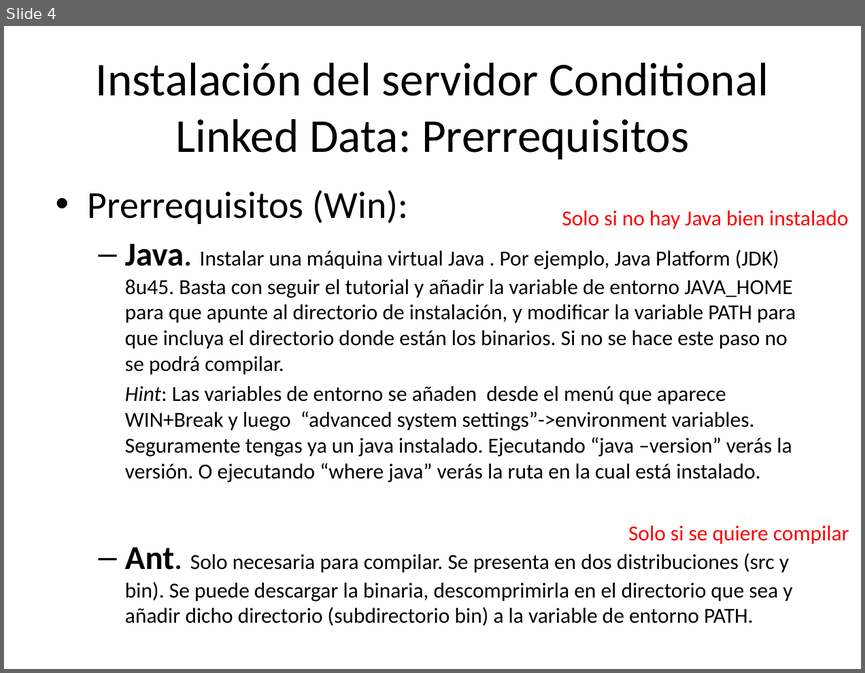
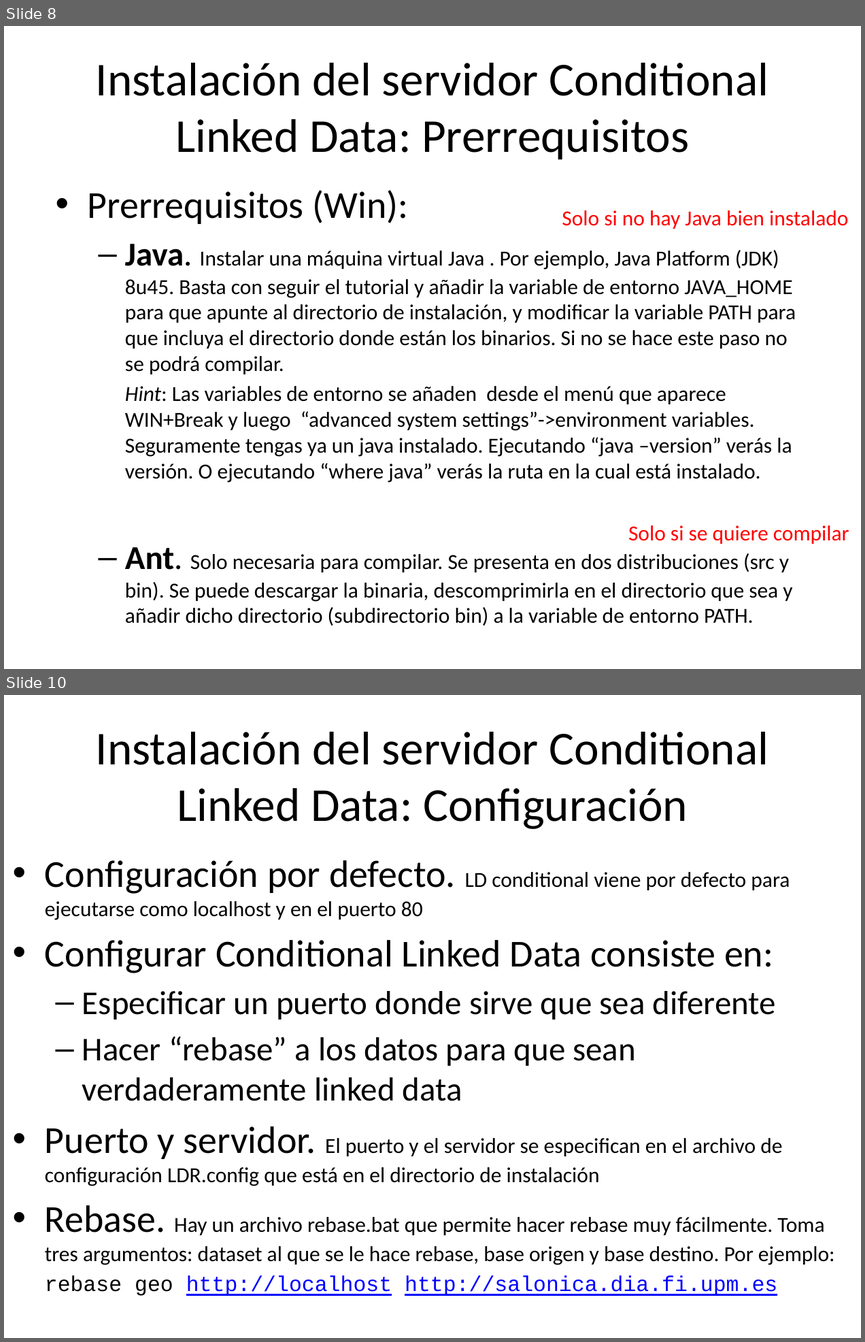
Before and after one commit to oeg-upm/licensius, a slide deck: doc/conditional.pptx. Shown one above the other, each under a label of ours: slide 4 before the commit, slides 8 and 10 after it; the slides between them are not shown. The pictures are 865x673 and 865x1342 pixels, drawn with LibreOffice and Linux fonts; fonts in the diff are those of the drawing. Boxes give left, top, right and bottom in pixels: in the first picture for what was removed or moved away, otherwise in the second. Text is boxed around its words. In the diff, an @@ line names an element or a change of style, - is before the commit and + after.

```diff
--- a/doc/conditional.pptx
+++ b/doc/conditional.pptx
@@ slide 10 added at [4, 695, 861, 1338], background #FFFFFF @@
@@ title added at [96, 732, 769, 829], 39.6 pt, text #000000 @@
+Instalación del servidor Conditional Linked Data: Configuración
@@ text added at [45, 860, 835, 1295], 18 pt, text #000000 @@
+• Configuración por defecto. LD conditional viene por defecto para ejecutarse como localhost y en el puerto 80
+• Configurar Conditional Linked Data consiste en:
+  – Especificar un puerto donde sirve que sea diferente
+  – Hacer “rebase” a los datos para que sean verdaderamente linked data
+• Puerto y servidor. El puerto y el servidor se especifican en el archivo de configuración LDR.config que está en el directorio de instalación
+• Rebase. Hay un archivo rebase.bat que permite hacer rebase muy fácilmente. Toma tres argumentos: dataset al que se le hace rebase, base origen y base destino. Por ejemplo:
+rebase geo http://localhost http://salonica.dia.fi.upm.es
@@ what was slide 4 is now slide 8 @@
```
Also in this commit, not shown: 4 slides changed, 16 other slides added, 1 slide removed, 4 other files.
